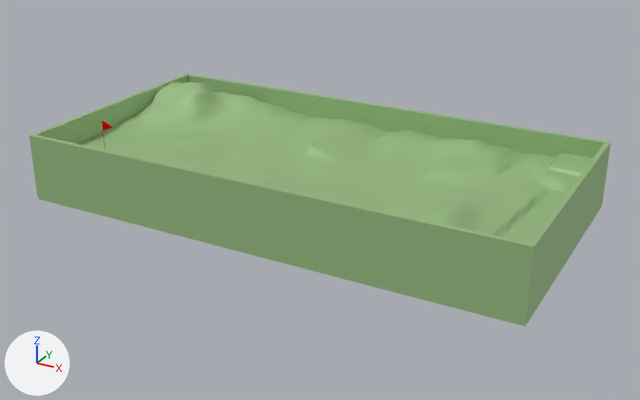
The glTF model assets/glb/map/level_4.glb as it was, and as the next commit left it.
Camera for both pictures: a 50 mm camera at (3.35, -16.41, 5.95) aimed at (-4.44, -2.24, -1.13). The lights are fixed; the arrows at lower left show +X, +Y and +Z. Vertices at the same position are counted once.

In view in the first picture: 'green'.
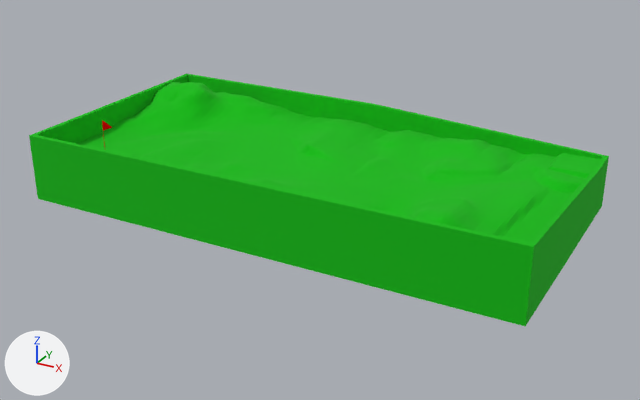
Boxes [x1, y1, x2, y2] around the edits, measured in the pictures (640 x 400 px; the box of a moved part takes in the faces that stretch with it):
'green', recoloured, reshaped
    before: [29, 74, 611, 326]
    after: [29, 74, 609, 326]
part 1 of me_green, moved or reshaped
    before: [188, 75, 611, 323]
    after: [188, 75, 609, 323]

Edits to the bpy script that builds the scene:
```text
Change mat_material:
    mat_material.base_color: (0.325, 0.518, 0.232) -> (0.0, 0.5, 0.0)  # green #9abf84 -> green #00bc00
Change me_green:
    used by ob_green; location = (-5.25, -1.94, -0.84)
    remove me_green.from_pydata(...)  # 8623 vertices, 17236 faces; spans x -4.46..5.72, y -2.66..2.51, z -0.48..1.03
    add me_green.from_pydata(...)  # 8628 vertices, 17246 faces; spans x -4.46..5.72, y -2.66..2.51, z -0.48..1.03
    me_green part 1
    37 faces are deleted
    4 vertices in x 5.62..5.72, y 2.41..2.51, z 0.89 move by (0.0, 0.0, -0.29)
    5 new vertices lie (0.0, -0.88, 0.0) away from vertices in x 5.62..5.72, y 2.41, z -0.48..0.89
    47 new faces join them
```
